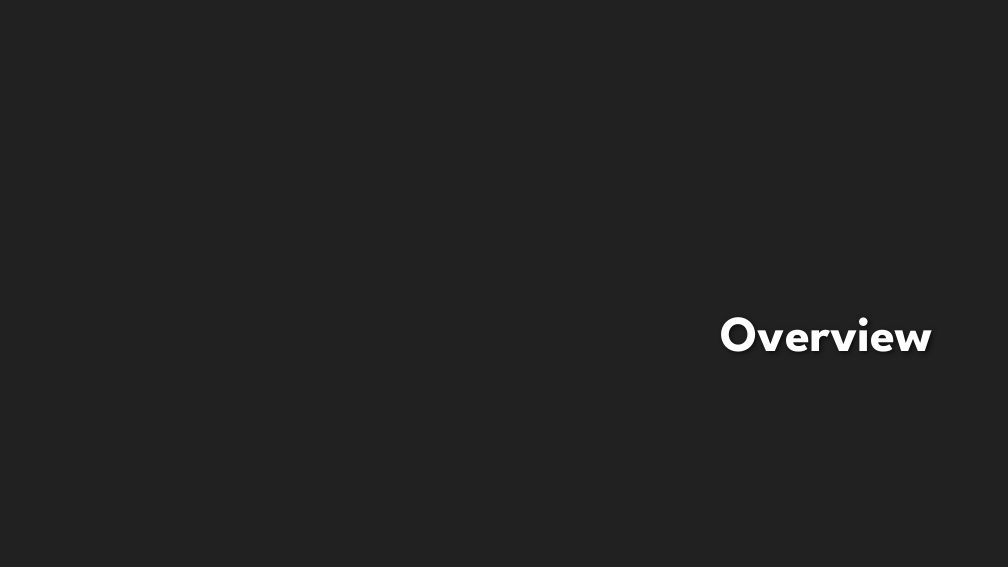
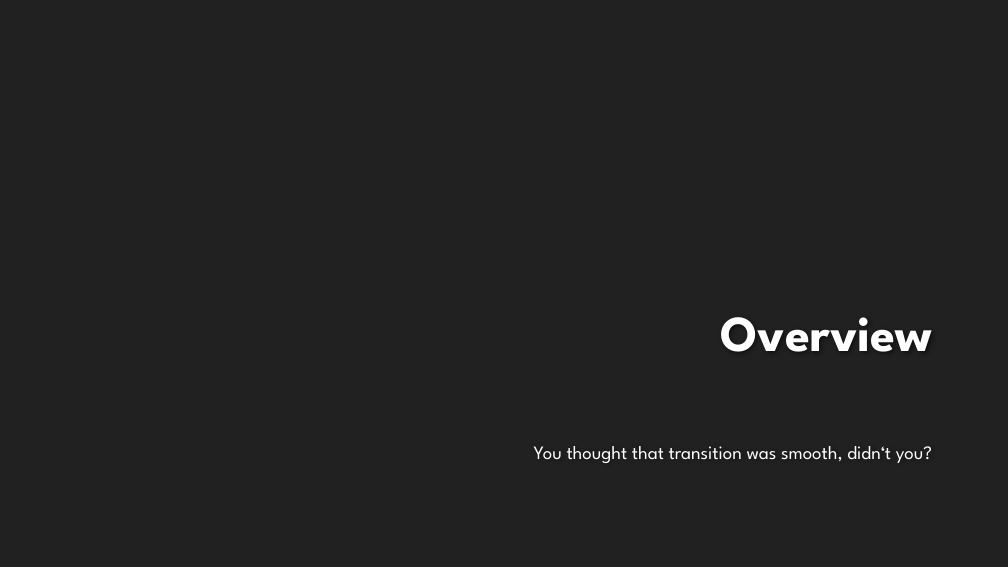
Before and after one commit to EmKaCe/DoctorWhy, a slide deck: slide 2 of Information/Präsentation.pptx. Drawn at 1008x567 pixels with LibreOffice and Linux fonts; fonts in the diff are those of the drawing; background and template pictures are left out. Boxes give left, top, right and bottom in pixels: in the first picture for what was removed or moved away, otherwise in the second. Text is boxed around its words. In the diff, an @@ line names an element or a change of style, - is before the commit and + after.

```diff
--- a/Information/Präsentation.pptx
+++ b/Information/Präsentation.pptx
@@ text added at bbox=[534, 446, 932, 463], 18 pt, text #FFFFFF @@
+You thought that transition was smooth, didn‘t you?
```
Also in this commit, not shown: 8 other slides changed.
